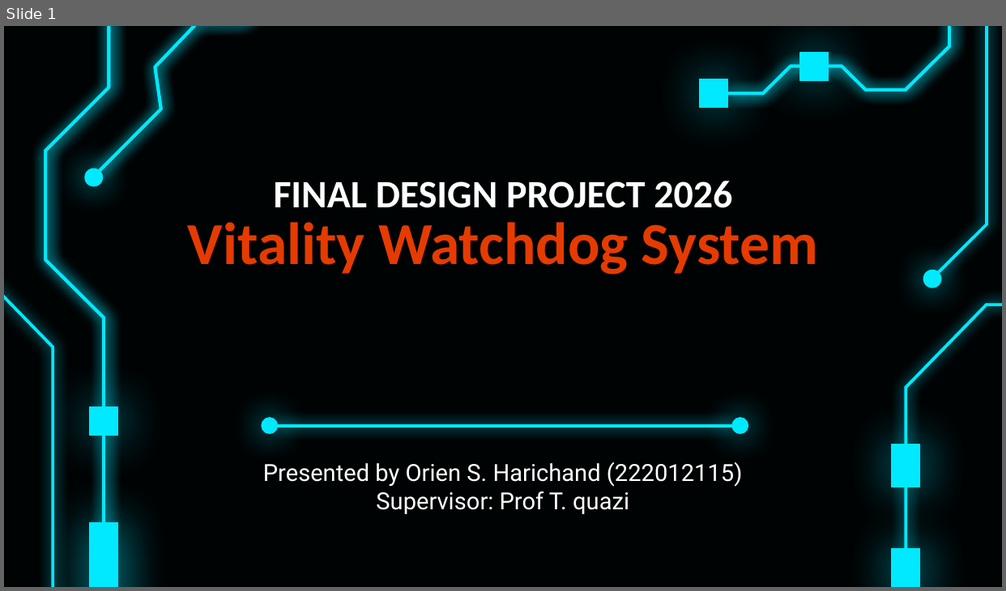
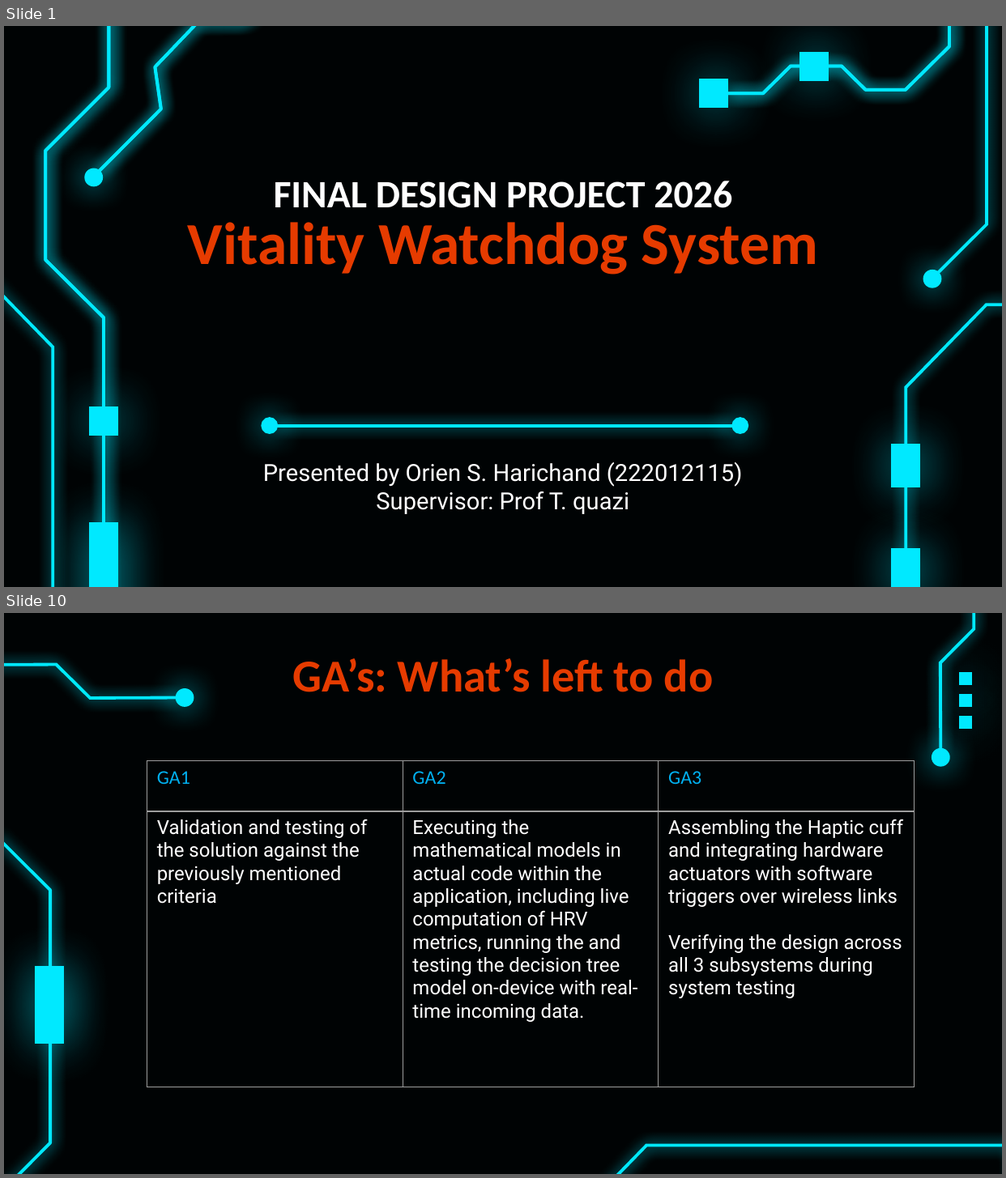
Before and after one commit to brainiac1909-prog/The_Vitality_Watchdog, a slide deck: P2/PRES.pptx. Shown one above the other, each under a label of ours: slide 1 before the commit, slides 1 and 10 after it; the slides between them are not shown. The pictures are 1006x591 and 1006x1178 pixels, drawn with LibreOffice and Linux fonts; fonts in the diff are those of the drawing. Boxes give left, top, right and bottom in pixels: in the first picture for what was removed or moved away, otherwise in the second. Text is boxed around its words. In the diff, an @@ line names an element or a change of style, - is before the commit and + after.

```diff
--- a/P2/PRES.pptx
+++ b/P2/PRES.pptx
@@ slide 10 added at [4,613,1002,1174], background #000304 @@
@@ freeform shape added at [4,613,181,847], outline #00E9FF 2.25 pt @@
@@ freeform shape added at [792,613,1002,752], outline #00E9FF 2.25 pt @@
@@ text added at [292,658,714,692], 33 pt, text #E63B00, bold @@
+GA’s: What’s left to do
@@ freeform shape added at [959,672,972,685], fill #00E9FF @@
@@ ellipse added at [177,690,193,706], fill #00E9FF, outline #00E9FF 1.5 pt @@
@@ freeform shape added at [959,694,972,707], fill #00E9FF @@
@@ freeform shape added at [959,716,972,729], fill #00E9FF @@
@@ ellipse added at [932,749,948,764], fill #00E9FF, outline #00E9FF 1.5 pt @@
@@ table added at [147,760,913,1087], 2 rows, 3 columns @@
+GA1 | GA2 | GA3
+Validation and testing of the solution against the previously mentioned criteria | Executing the mathematical models in actual code within the application, including live computation of HRV metrics, running the and testing the decision tree model on-device with real-time incoming data. | Assembling the Haptic cuff and integrating hardware actuators with software triggers over wireless links / Verifying the design across all 3 subsystems during system testing
@@ freeform shape added at [4,837,51,1174], outline #00E9FF 2.25 pt @@
@@ freeform shape added at [36,966,65,1044], fill #00E9FF @@
@@ freeform shape added at [566,1146,1002,1174], outline #00E9FF 2.25 pt @@
```
Also in this commit, not shown: 6 slides changed, 4 other slides added, 3 slides removed.
